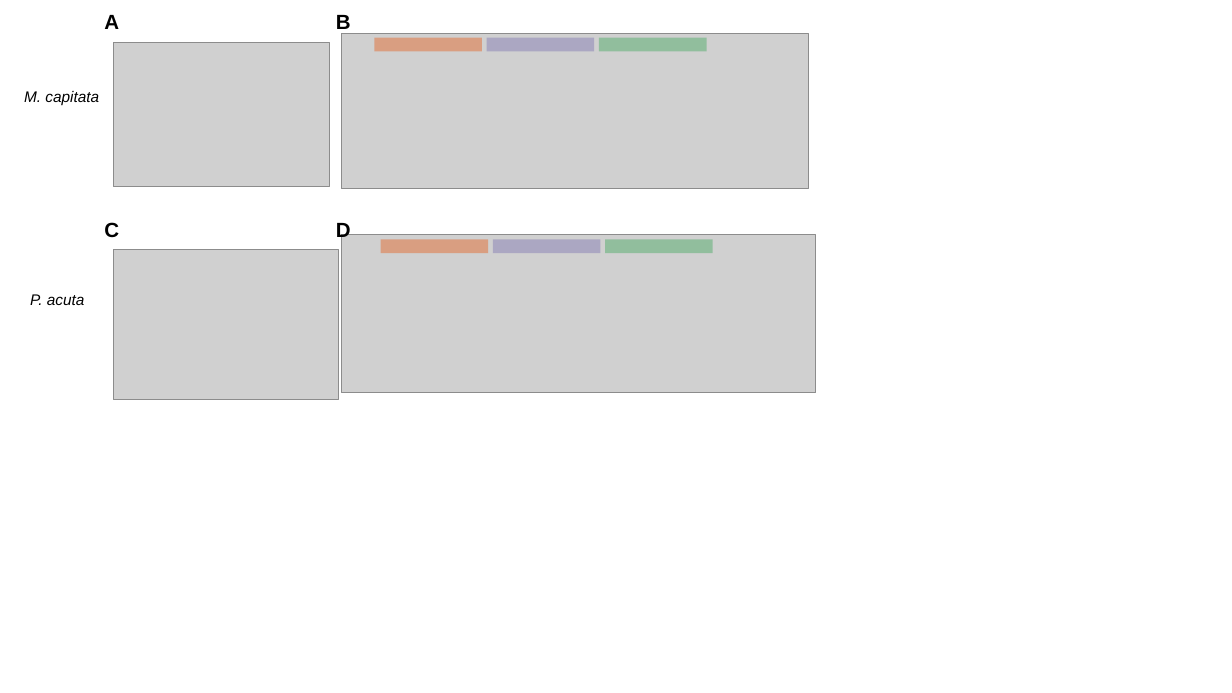
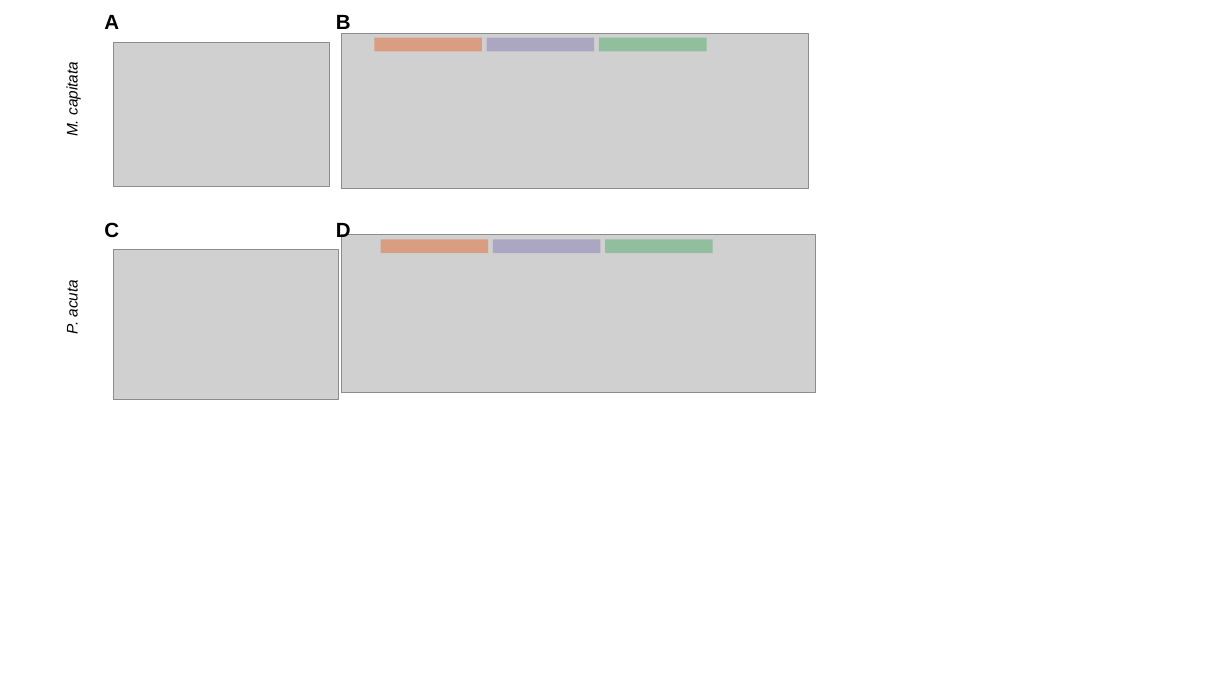
Before and after one commit to hputnam/Meth_Compare, a slide deck: slide 1 of analyses/Coverage_analysis/Genome_CpG_coverage_analysis.pptx. Drawn at 1232x693 pixels with LibreOffice and Linux fonts; fonts in the diff are those of the drawing; grey boxes stand for pictures. Boxes give left, top, right and bottom in pixels: in the first picture for what was removed or moved away, otherwise in the second. Text is boxed around its words. In the diff, an @@ line names an element or a change of style, - is before the commit and + after.

```diff
--- a/analyses/Coverage_analysis/Genome_CpG_coverage_analysis.pptx
+++ b/analyses/Coverage_analysis/Genome_CpG_coverage_analysis.pptx
@@ text "M. capitata" at (64, 67, 81, 136): rotation 0 to 270 degrees @@
@@ text "M. capitata": place and size @@
-text "M. capitata" at (24, 91, 99, 106)
+text "M. capitata" at (64, 67, 81, 136)
@@ text "P. acuta": place and size @@
-text "P. acuta" at (30, 294, 85, 305)
+text "P. acuta" at (64, 283, 81, 334)
@@ text "P. acuta" at (64, 283, 81, 334): rotation 0 to 270 degrees @@
```
Also in this commit, not shown: 3 other files.
